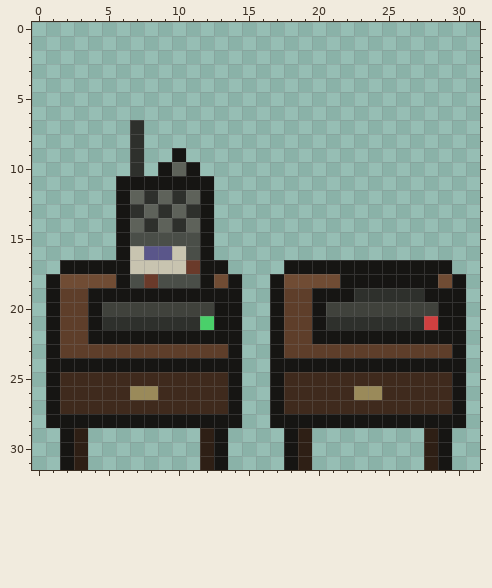
Two states of a pixel-art file, art/source/props/walkie.aseprite. Above: the version before the commit.
32x32 pixels, 1 frame. Colours within 5 levels of each other are drawn and written as one.
The result:
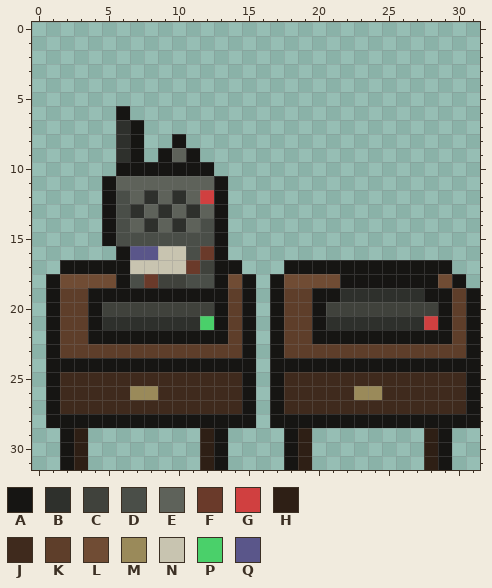
Palette (. is transparent): A #161513  B #2e302c  C #40423c  D #4a4e48  E #5e625a  F #6a3a2a  G #d04040  H #2e1f15  J #3f2a1d  K #5e3e2a  L #704c34  M #9a8a5a  N #c8c4b0  P #4ad06a  Q #5a568a
The edit:
The author put colour A in row 6 at x 6; in row 8 at x 10; in row 9 at x 9 and 11; in row 10 at x 6, 8 and 12; in rows 11 to 15 at x 5 and 13; in row 16 at x 13.
The author put colour A in row 17 at x 14; in row 18 at x 15; in rows 19 to 28 at x 15 and 31.
Colour B becomes colour A in rows 7 to 10 at x 7.
Colour E becomes colour A in row 10 at x 10.
Colour L becomes colour A in row 18 at x 13.
The author put colour B in rows 7 to 9 at x 6.
Colour A becomes colour B in row 19 at x 22.
Colour A becomes colour C in row 17 at x 12.
Colour D becomes colour C in row 18 at x 9 to 10.
Colour A becomes colour D in rows 12 to 13 at x 6; in rows 14 to 15 at x 6 and 12; in row 18 at x 12.
Colour A becomes colour E in row 9 at x 10; in row 11 at x 6 to 12; in row 13 at x 12.
Colour A becomes colour F in row 16 at x 12.
Colour A becomes colour G in row 12 at x 12.
Colour A becomes colour J in rows 25 to 27 at x 14 and 30.
Colour A becomes colour K in rows 19 to 23 at x 14 and 30.
Colour A becomes colour L in row 18 at x 14.
Colour Q becomes colour N in row 16 at x 9.
Colour N becomes colour Q in row 16 at x 7.
